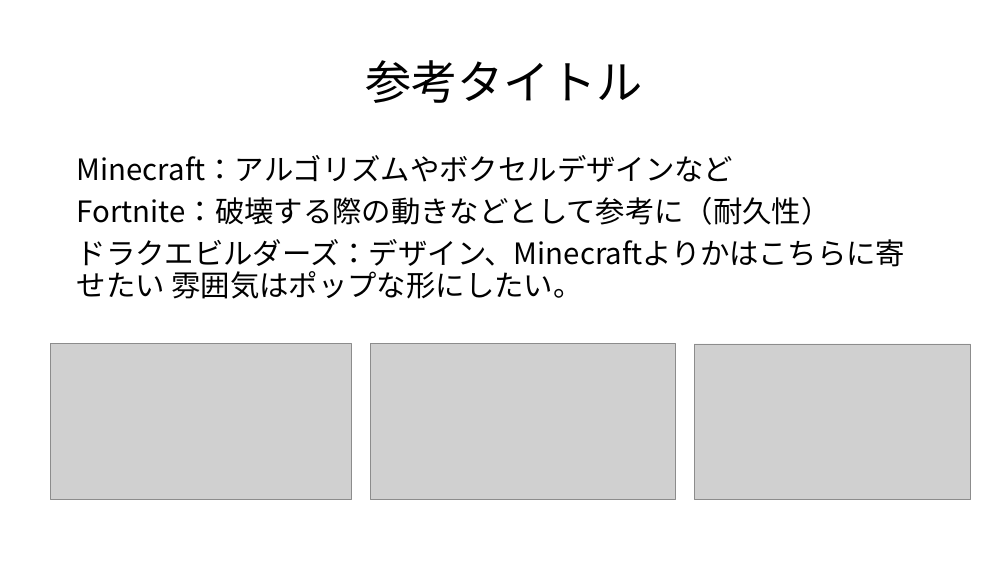
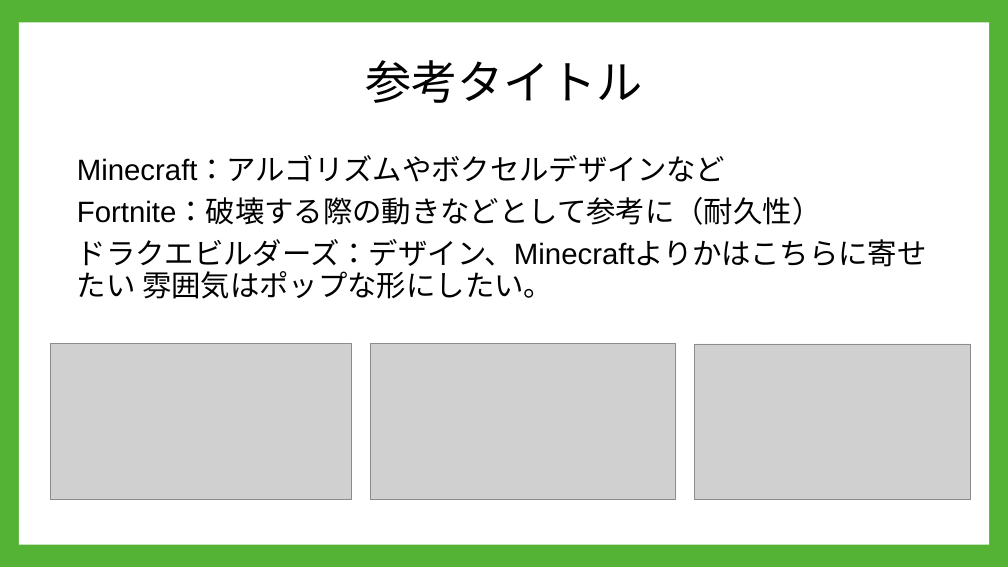
Before and after one commit to A23019/GC_A3_1, a slide deck: slide 6 of 企画/PowerPoint/企画案２.pptx. Drawn at 1008x567 pixels with LibreOffice and Linux fonts; fonts in the diff are those of the drawing; grey boxes stand for pictures. Boxes give left, top, right and bottom in pixels: in the first picture for what was removed or moved away, otherwise in the second. Text is boxed around its words. In the diff, an @@ line names an element or a change of style, - is before the commit and + after.

Commit message:
企画書アップデート

```diff
--- a/企画/PowerPoint/企画案２.pptx
+++ b/企画/PowerPoint/企画案２.pptx
@@ background #FFFFFF to #54B235 @@
@@ rectangle added at (x1=19, y1=23, x2=989, y2=545), fill #FFFFFF @@
@@ text "Minecraft：アルゴリズムやボクセルデザインなど" at (x1=77, y1=157, x2=927, y2=299): font Noto Sans CJK JP to Arial @@
```
Also in this commit, not shown: 5 other slides changed, 1 other file.
